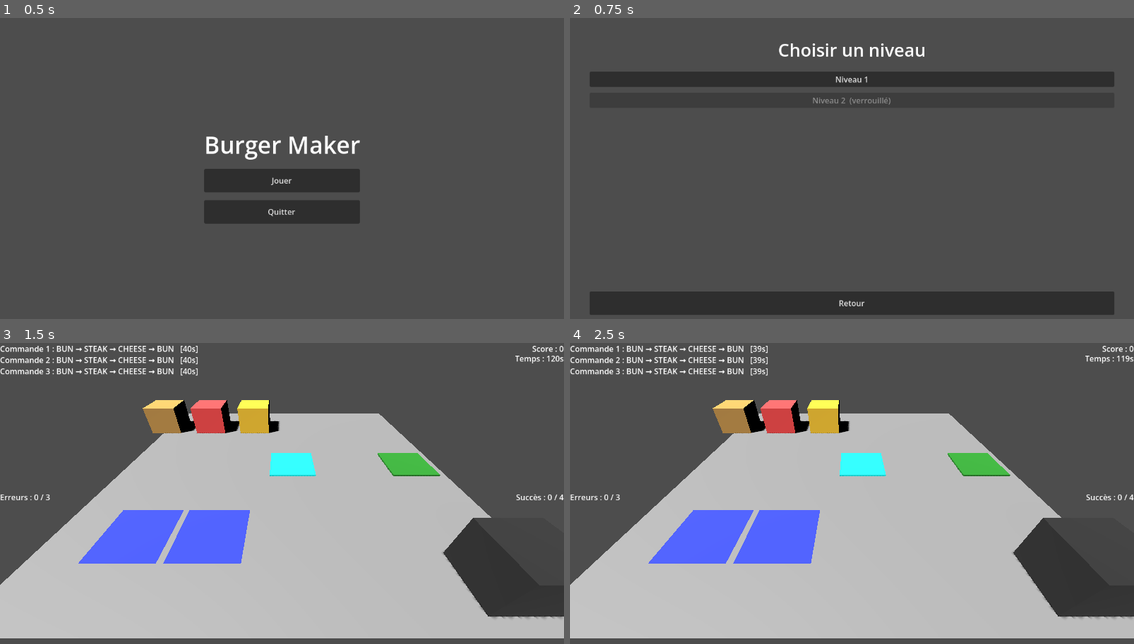
Above: before the commit, frames 1-4 (two rows, left to right).
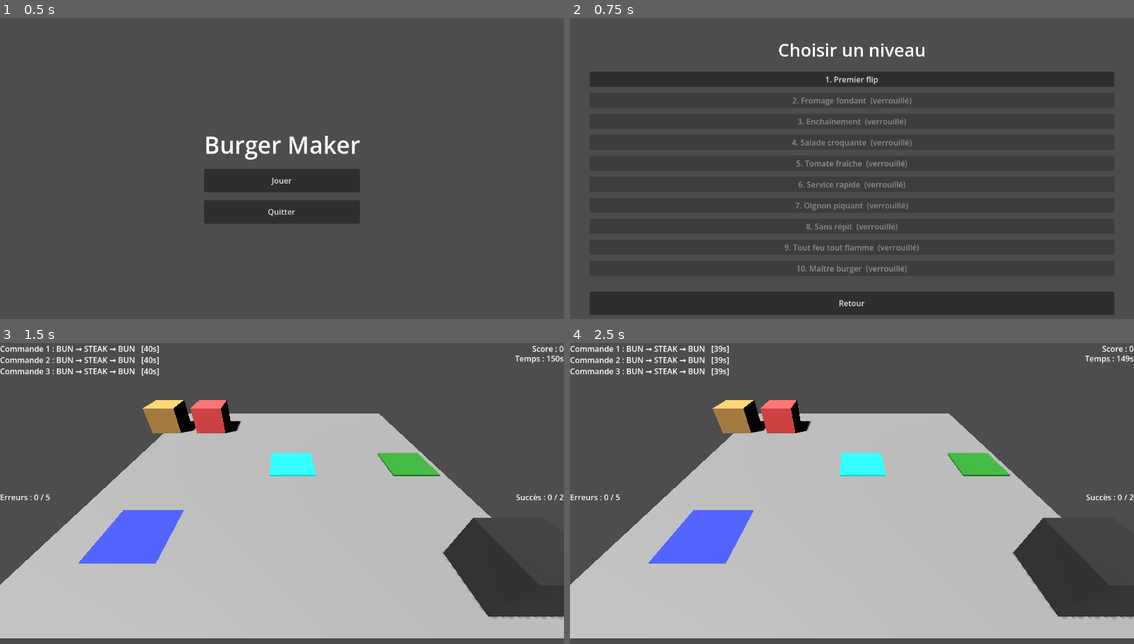
Above: after the commit, the same moments.

Repository: arthur-mdn/Godot-Burger-Maker
Game: Godot game, scene res://Scenes/MainMenu.tscn
The game is run twice, just before and just after one commit, with the same random seed, the same clock (stepped at 60 frames per second) and the same inputs.
Inputs (mouse positions are in pixels of both pictures, inside the frame that each line leads up to):
- Up to frame 1 (0.5 s): no input
- Up to frame 2 (0.75 s): click "Jouer" at 0.5 s
- Up to frame 3 (1.5 s): click "Niveau 1" (after the commit: "1. Premier flip") at 1.25 s
- Up to frame 4 (2.5 s): tap Enter at 2 s; move the mouse to (976, 484) at 2.02 s; click (976, 484) at 2.17 s

Frame 1 is identical in both runs. In frame 2, 1.2% of the frame differs, in the area x 38-62%, y 19-85%; in frame 3, 3.4%, in the area x 8-100%, y 0-74%; in frame 4, 3.4%.

Commit message:
Add 10 progressive levels

Diff:
--- a/Scripts/level_manager.gd
+++ b/Scripts/level_manager.gd
@@ -1,40 +1,113 @@
 extends Node
 
+const BASE_STATIONS := ["Trash", "ServingStation"]
+
 var levels = [
 	{
-		"name": "Niveau 1",
+		"name": "Premier flip",
+		"time_limit": 150.0,
+		"max_failures": 5,
+		"target_success": 2,
+		"active_stations": BASE_STATIONS + [
+			"Dispenser_Bun",
+			"Dispenser_Steak",
+			"Cooking_1",
+			"Slot_1"
+		],
+		"allowed_orders": [
+			[0, 1, 0]
+		]
+	},
+	{
+		"name": "Fromage fondant",
+		"time_limit": 140.0,
+		"max_failures": 4,
+		"target_success": 3,
+		"active_stations": BASE_STATIONS + [
+			"Dispenser_Bun",
+			"Dispenser_Steak",
+			"Dispenser_Cheese",
+			"Cooking_1",
+			"Slot_1",
+			"Slot_2"
+		],
+		"allowed_orders": [
+			[0, 1, 0],
+			[0, 1, 2, 0]
+		]
+	},
+	{
+		"name": "Enchaînement",
+		"time_limit": 130.0,
+		"max_failures": 4,
+		"target_success": 4,
+		"active_stations": BASE_STATIONS + [
+			"Dispenser_Bun",
+			"Dispenser_Steak",
+			"Dispenser_Cheese",
+			"Cooking_1",
+			"Slot_1",
+			"Slot_2"
+		],
+		"allowed_orders": [
+			[0, 1, 0],
+			[0, 1, 2, 0]
+		]
+	},
+	{
+		"name": "Salade croquante",
+		"time_limit": 130.0,
+		"max_failures": 3,
+		"target_success": 4,
+		"active_stations": BASE_STATIONS + [
+			"Dispenser_Bun",
+			"Dispenser_Steak",
+			"Dispenser_Cheese",
+			"Dispenser_Salad",
+			"Cooking_1",
+			"Slot_1",
+			"Slot_2"
+		],
+		"allowed_orders": [
+			[0, 1, 0],
+			[0, 1, 2, 0],
+			[0, 1, 4, 0]
+		]
+	},
+	{
+		"name": "Tomate fraîche",
+		"time_limit": 125.0,
+		"max_failures": 3,
+		"target_success": 4,
+		"active_stations": BASE_STATIONS + [
+			"Dispenser_Bun",
+			"Dispenser_Steak",
+			"Dispenser_Cheese",
+			"Dispenser_Tomato",
+			"Cooking_1",
+			"Cutting_1",
+			"Slot_1",
+			"Slot_2"
+		],
+		"allowed_orders": [
+			[0, 1, 0],
+			[0, 1, 3, 0],
+			[0, 1, 2, 3, 0]
+		]
+	},
+	{
+		"name": "Service rapide",
 		"time_limit": 120.0,
 		"max_failures": 3,
-		"target_success": 4,
-		"active_stations": [
-			"Dispenser_Bun",
-			"Dispenser_Steak",
-			"Dispenser_Cheese",
-			"Cooking_1",
-			"Trash",
-			"ServingStation",
-			"Slot_1",
-			"Slot_2"
-		],
-		"allowed_orders": [
-			[0, 1, 0],
-			[0, 1, 2, 0]
-		]
-	},
-	{
-		"name": "Niveau 2",
-		"time_limit": 120.0,
-		"max_failures": 3,
 		"target_success": 5,
-		"active_stations": [
-			"Dispenser_Bun",
-			"Dispenser_Steak",
-			"Dispenser_Cheese",
-			"Dispenser_Tomato",
-			"Cooking_1",
-			"Cutting_1",
-			"Trash",
-			"ServingStation",
+		"active_stations": BASE_STATIONS + [
+			"Dispenser_Bun",
+			"Dispenser_Steak",
+			"Dispenser_Cheese",
+			"Dispenser_Tomato",
+			"Cooking_1",
+			"Cooking_2",
+			"Cutting_1",
 			"Slot_1",
 			"Slot_2",
 			"Slot_3"
@@ -42,7 +115,128 @@
 		"allowed_orders": [
 			[0, 1, 0],
 			[0, 1, 2, 0],
-			[0, 1, 3, 0]
+			[0, 1, 3, 0],
+			[0, 1, 2, 3, 0]
+		]
+	},
+	{
+		"name": "Oignon piquant",
+		"time_limit": 115.0,
+		"max_failures": 3,
+		"target_success": 5,
+		"active_stations": BASE_STATIONS + [
+			"Dispenser_Bun",
+			"Dispenser_Steak",
+			"Dispenser_Cheese",
+			"Dispenser_Tomato",
+			"Dispenser_Onion",
+			"Cooking_1",
+			"Cooking_2",
+			"Cutting_1",
+			"Cutting_2",
+			"Slot_1",
+			"Slot_2",
+			"Slot_3"
+		],
+		"allowed_orders": [
+			[0, 1, 0],
+			[0, 1, 3, 0],
+			[0, 1, 5, 0],
+			[0, 1, 2, 3, 0],
+			[0, 1, 2, 5, 0]
+		]
+	},
+	{
+		"name": "Sans répit",
+		"time_limit": 108.0,
+		"max_failures": 2,
+		"target_success": 6,
+		"active_stations": BASE_STATIONS + [
+			"Dispenser_Bun",
+			"Dispenser_Steak",
+			"Dispenser_Cheese",
+			"Dispenser_Tomato",
+			"Dispenser_Salad",
+			"Dispenser_Onion",
+			"Cooking_1",
+			"Cooking_2",
+			"Cutting_1",
+			"Cutting_2",
+			"Slot_1",
+			"Slot_2",
+			"Slot_3",
+			"Slot_4"
+		],
+		"allowed_orders": [
+			[0, 1, 2, 0],
+			[0, 1, 3, 0],
+			[0, 1, 5, 0],
+			[0, 1, 2, 3, 0],
+			[0, 1, 2, 4, 0],
+			[0, 1, 2, 5, 0],
+			[0, 1, 3, 4, 0]
+		]
+	},
+	{
+		"name": "Tout feu tout flamme",
+		"time_limit": 102.0,
+		"max_failures": 2,
+		"target_success": 6,
+		"active_stations": BASE_STATIONS + [
+			"Dispenser_Bun",
+			"Dispenser_Steak",
+			"Dispenser_Cheese",
+			"Dispenser_Tomato",
+			"Dispenser_Salad",
+			"Dispenser_Onion",
+			"Cooking_1",
+			"Cooking_2",
+			"Cutting_1",
+			"Cutting_2",
+			"Slot_1",
+			"Slot_2",
+			"Slot_3",
+			"Slot_4"
+		],
+		"allowed_orders": [
+			[0, 1, 2, 3, 0],
+			[0, 1, 2, 4, 0],
+			[0, 1, 2, 5, 0],
+			[0, 1, 3, 4, 0],
+			[0, 1, 3, 5, 0],
+			[0, 1, 2, 3, 4, 0],
+			[0, 1, 2, 4, 5, 0]
+		]
+	},
+	{
+		"name": "Maître burger",
+		"time_limit": 95.0,
+		"max_failures": 2,
+		"target_success": 7,
+		"active_stations": BASE_STATIONS + [
+			"Dispenser_Bun",
+			"Dispenser_Steak",
+			"Dispenser_Cheese",
+			"Dispenser_Tomato",
+			"Dispenser_Salad",
+			"Dispenser_Onion",
+			"Cooking_1",
+			"Cooking_2",
+			"Cutting_1",
+			"Cutting_2",
+			"Slot_1",
+			"Slot_2",
+			"Slot_3",
+			"Slot_4"
+		],
+		"allowed_orders": [
+			[0, 1, 0],
+			[0, 1, 2, 0],
+			[0, 1, 4, 0],
+			[0, 1, 3, 0],
+			[0, 1, 5, 0],
+			[0, 1, 2, 3, 0],
+			[0, 1, 2, 4, 5, 0]
 		]
 	}
 ]
--- a/Scripts/level_select.gd
+++ b/Scripts/level_select.gd
@@ -20,14 +20,14 @@
 		var best := GameState.get_best_score(i)
 
 		if unlocked:
-			var label: String = level_data["name"]
+			var label: String = "%d. %s" % [i + 1, level_data["name"]]
 			if best > 0:
 				label += "  (meilleur : %d)" % best
 			button.text = label
 			var level_index := i
 			button.pressed.connect(func(): _on_level_selected(level_index))
 		else:
-			button.text = level_data["name"] + "  (verrouillé)"
+			button.text = "%d. %s  (verrouillé)" % [i + 1, level_data["name"]]
 			button.disabled = true
 
 		level_list.add_child(button)
